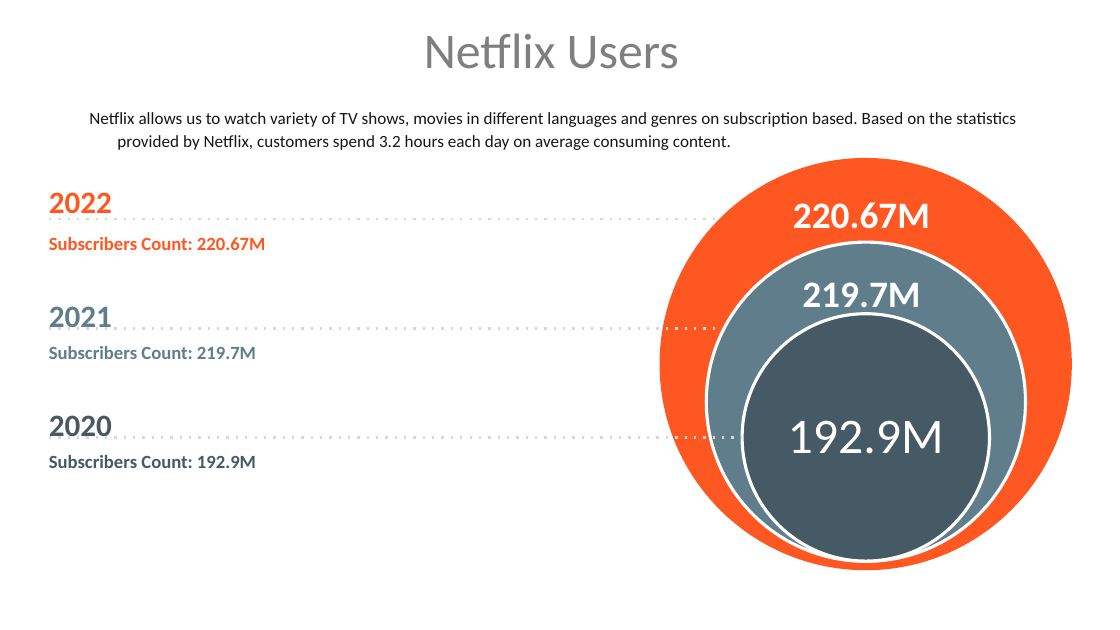
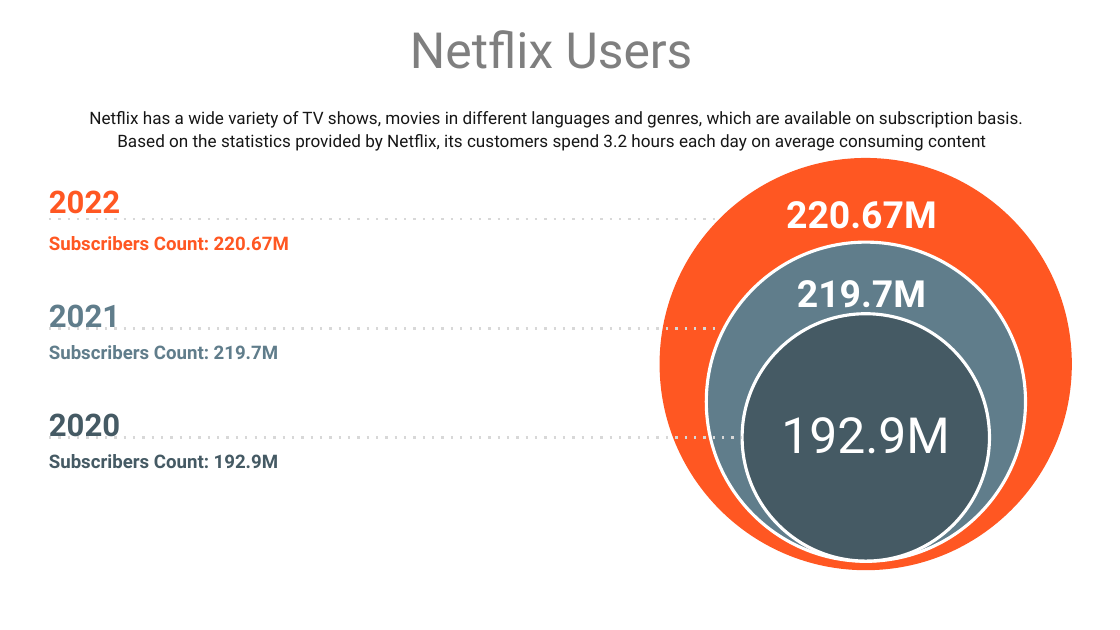
Before and after one commit to Distributed-and-scalable/Netflix-Recommendation-System, a slide deck: slide 2 of Pitch Deck Template_GROUP4.pptx. Drawn at 1120x630 pixels with LibreOffice and Linux fonts; fonts in the diff are those of the drawing. Boxes give left, top, right and bottom in pixels: in the first picture for what was removed or moved away, otherwise in the second. Text is boxed around its words. In the diff, an @@ line names an element or a change of style, - is before the commit and + after.

```diff
--- a/Pitch Deck Template_GROUP4.pptx
+++ b/Pitch Deck Template_GROUP4.pptx
@@ text at [89,111,1023,151]: text changed; font Calibri to Roboto @@
-Netflix allows us to watch variety of TV shows, movies in different languages and genres on subscription based. Based on the statistics provided by Netflix, customers spend 3.2 hours each day on average consuming content.
+Netflix has a wide variety of TV shows, movies in different languages and genres, which are available on subscription basis. Based on the statistics provided by Netflix, its customers spend 3.2 hours each day on average consuming content
@@ font Calibri to Roboto in 10 elements at [410,30,693,69], [743,314,990,561], [786,201,937,229], [797,280,926,317], [49,413,120,437], [49,454,278,468], [49,304,120,328], [49,345,278,359], [49,190,120,214], [49,236,289,250] @@
```
Also in this commit, not shown: 4 other slides changed.
